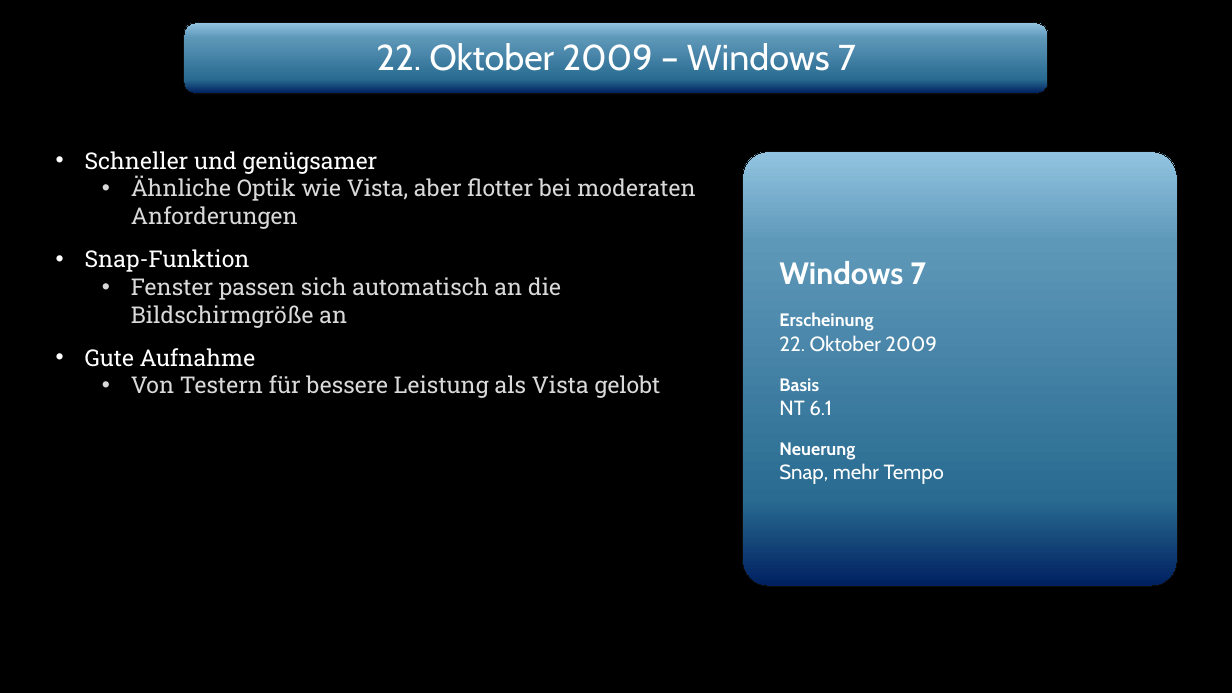
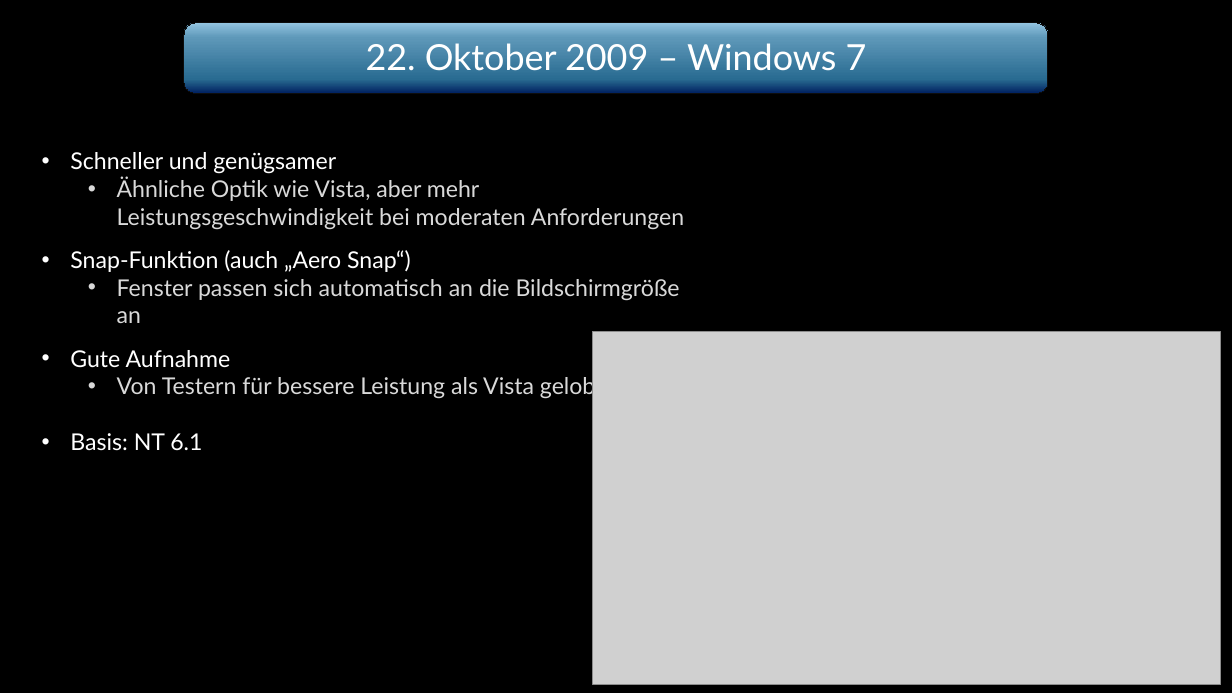
Before and after one commit to Wummy01/Wummy101010, a slide deck: slide 11 of Windows_Praesentation_Donnerstag.pptx. Drawn at 1232x693 pixels with LibreOffice and Linux fonts; fonts in the diff are those of the drawing; grey boxes stand for pictures; background and template pictures are left out. Boxes give left, top, right and bottom in pixels: in the first picture for what was removed or moved away, otherwise in the second. Text is boxed around its words. In the diff, an @@ line names an element or a change of style, - is before the commit and + after.

```diff
--- a/Windows_Praesentation_Donnerstag.pptx
+++ b/Windows_Praesentation_Donnerstag.pptx
@@ text "22. Oktober 2009 – Windows ..." at (x1=366, y1=43, x2=867, y2=70): font Cabin to Lato @@
@@ text at (x1=70, y1=152, x2=684, y2=400): paragraph added @@
+• Basis: NT 6.1
@@ text "Schneller und genügsamer" moved from (x1=85, y1=151, x2=696, y2=398) to (x1=70, y1=152, x2=684, y2=400) @@
@@ text at (x1=70, y1=177, x2=684, y2=272): text changed; font Roboto Slab to Lato @@
-  • Ähnliche Optik wie Vista, aber flotter bei moderaten Anforderungen
-• Snap-Funktion
+  • Ähnliche Optik wie Vista, aber mehr Leistungsgeschwindigkeit bei moderaten Anforderungen
+• Snap-Funktion (auch „Aero Snap“)
@@ text at (x1=70, y1=152, x2=680, y2=400): font Roboto Slab to Lato in "Schneller und genügsamer", "Fenster passen sich automatisch an die Bildschirmgröße ...", "Gute Aufnahme", "Von Testern für bessere Leistung als Vista ..." @@
@@ rounded rectangle removed at (x1=743, y1=152, x2=1177, y2=586) @@
-Windows 7
-Erscheinung
-22. Oktober 2009
-Basis
-NT 6.1
-Neuerung
-Snap, mehr Tempo
@@ picture added at (x1=592, y1=332, x2=1221, y2=685) @@
```
Also in this commit, not shown: 17 other slides changed.
